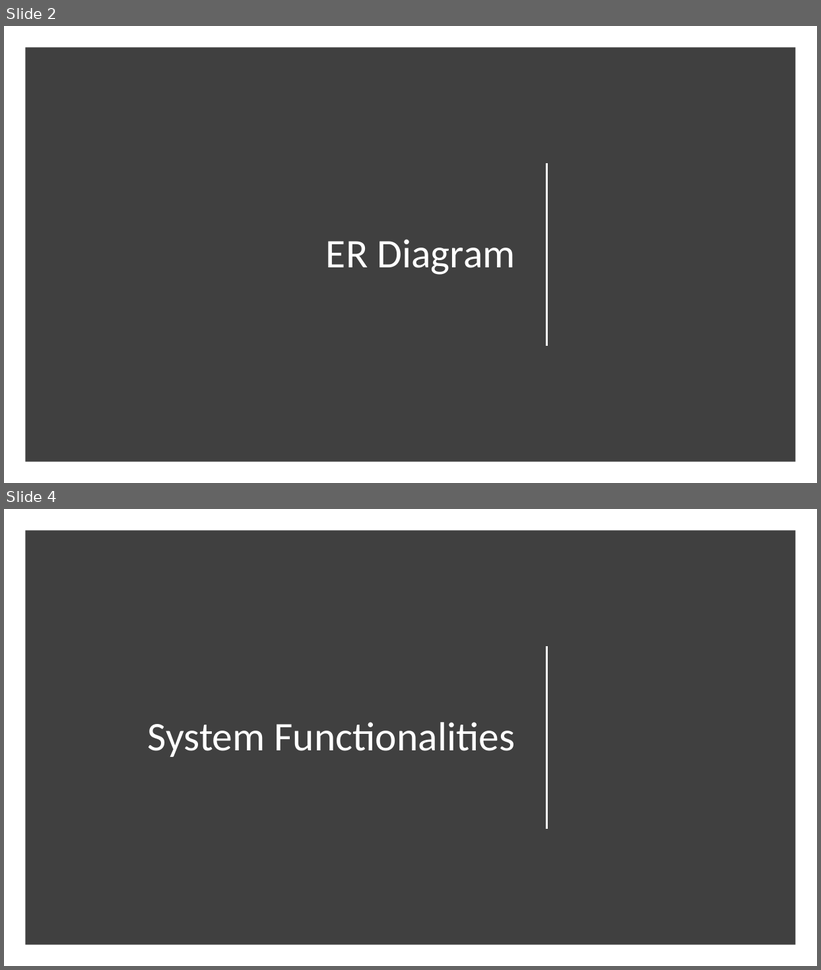
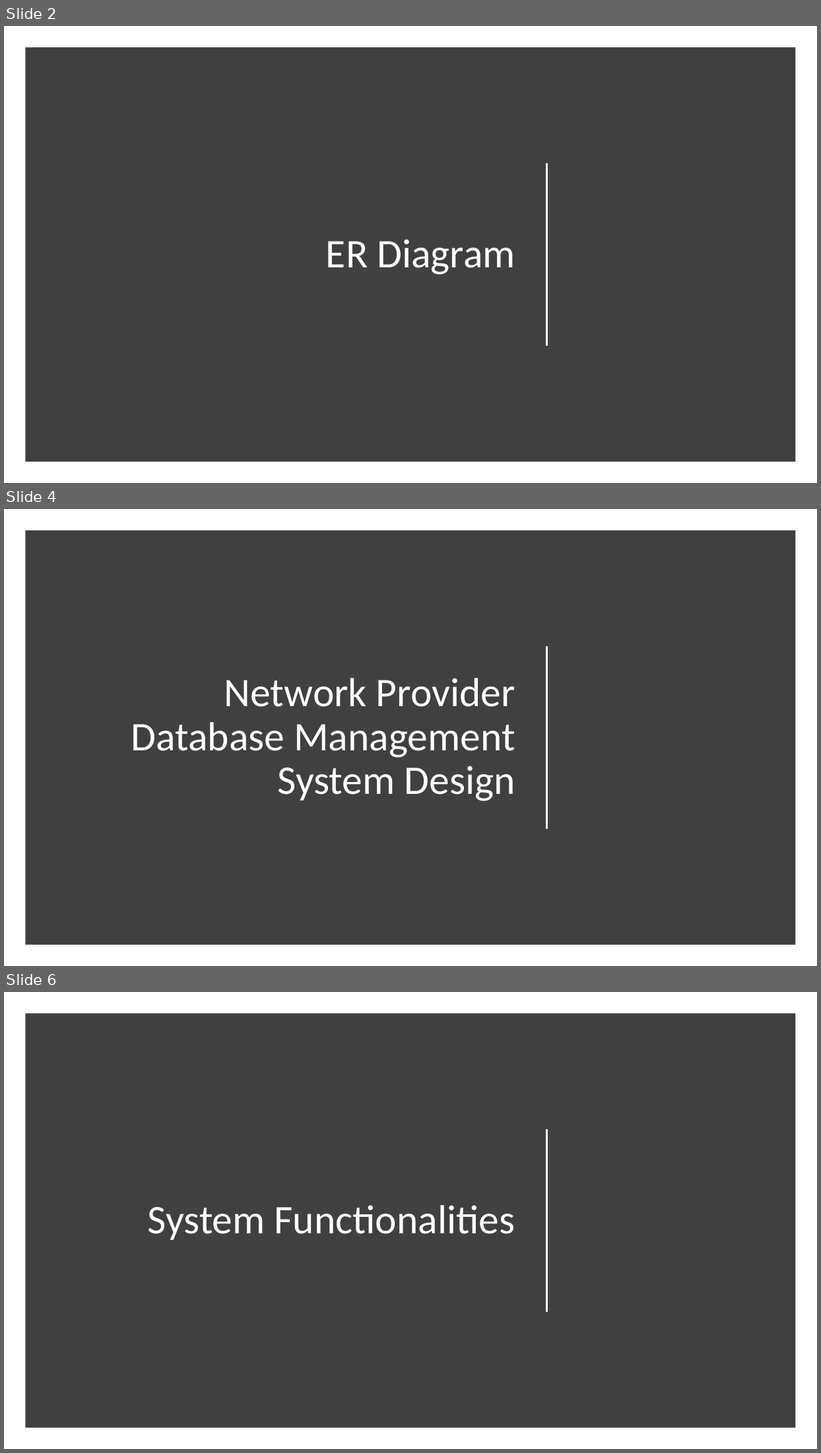
Before and after one commit to SoumyaRayappanor/DMDD_NetworkProviderManagementSystem, a slide deck: TEAM SSN - Final Project Demo _ DMDD.pptx. Shown one above the other, each under a label of ours: slides 2 and 4 before the commit, slides 2, 4 and 6 after it; the slides between them are not shown. The pictures are 821x970 and 821x1453 pixels, drawn with LibreOffice and Linux fonts; fonts in the diff are those of the drawing. Boxes give left, top, right and bottom in pixels: in the first picture for what was removed or moved away, otherwise in the second. Text is boxed around its words. In the diff, an @@ line names an element or a change of style, - is before the commit and + after.

```diff
--- a/TEAM SSN - Final Project Demo _ DMDD.pptx
+++ b/TEAM SSN - Final Project Demo _ DMDD.pptx
@@ slide 4 added at box(4, 509, 817, 966), background #FFFFFF @@
@@ rectangle added at box(25, 530, 795, 945), fill #404040 @@
@@ line added from (547, 646) to (547, 829), #FFFFFF 1.5 pt @@
@@ title added at box(131, 678, 516, 801), 36 pt, text #FFFFFF @@
+Network Provider Database Management System Design
@@ what was slide 4 is now slide 6 @@
```
Also in this commit, not shown: 3 slides changed, 1 other slide added.
